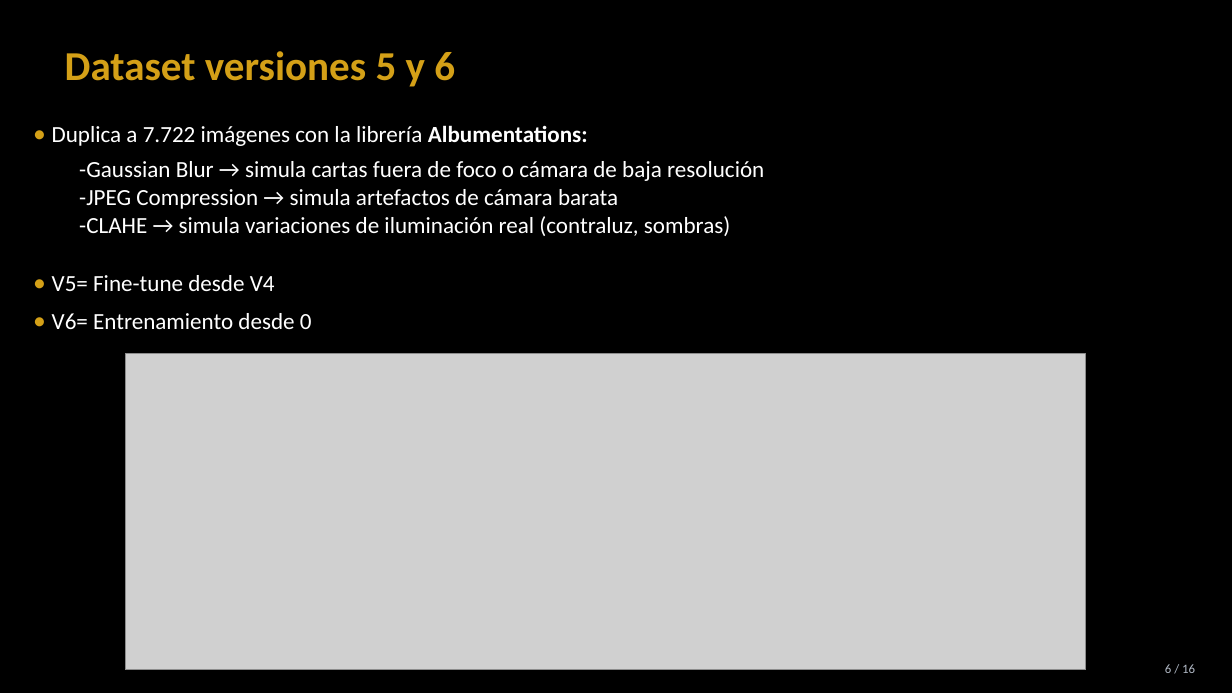
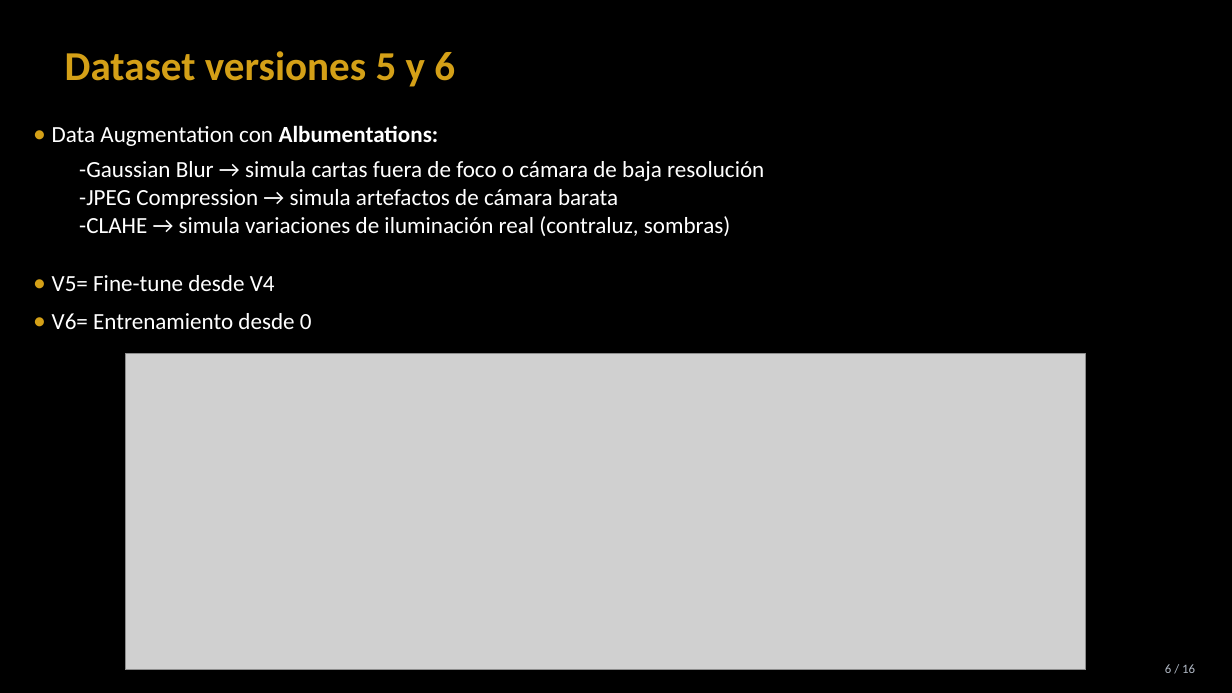
Before and after one commit to davidmoreda/blackjack-VAI, a slide deck: slide 9 of docs/presentation_assets/BlackjackVAI_presentacion.pptx. Drawn at 1232x693 pixels with LibreOffice and Linux fonts; fonts in the diff are those of the drawing; grey boxes stand for pictures. Boxes give left, top, right and bottom in pixels: in the first picture for what was removed or moved away, otherwise in the second. Text is boxed around its words. In the diff, an @@ line names an element or a change of style, - is before the commit and + after.

```diff
--- a/docs/presentation_assets/BlackjackVAI_presentacion.pptx
+++ b/docs/presentation_assets/BlackjackVAI_presentacion.pptx
@@ text at <box>52,125,439,146</box>: text changed @@
-• Duplica a 7.722 imágenes con la librería Albumentations:
+• Data Augmentation con Albumentations:
```
Also in this commit, not shown: 1 other slide changed, 2 slides removed.
